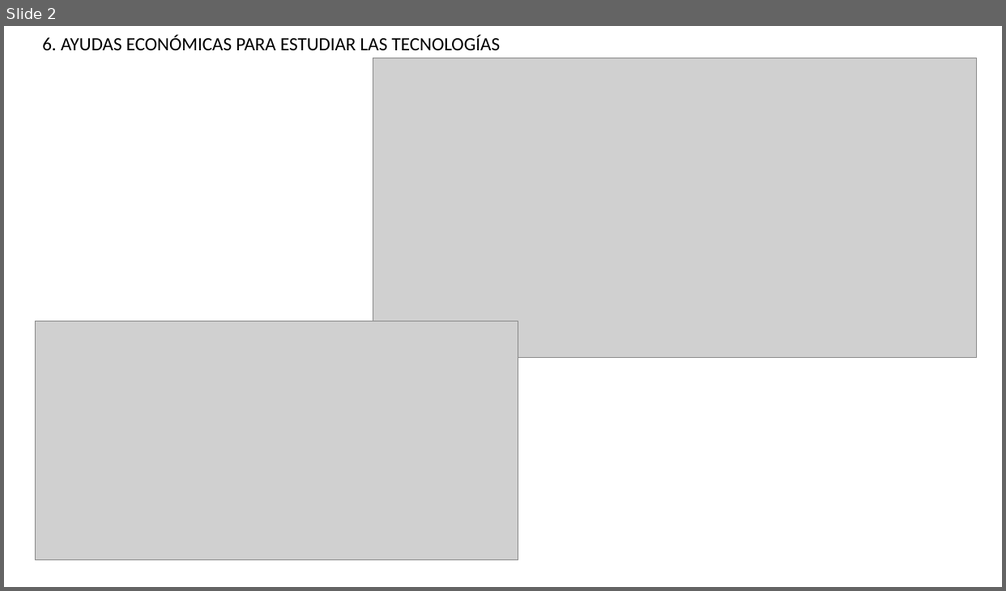
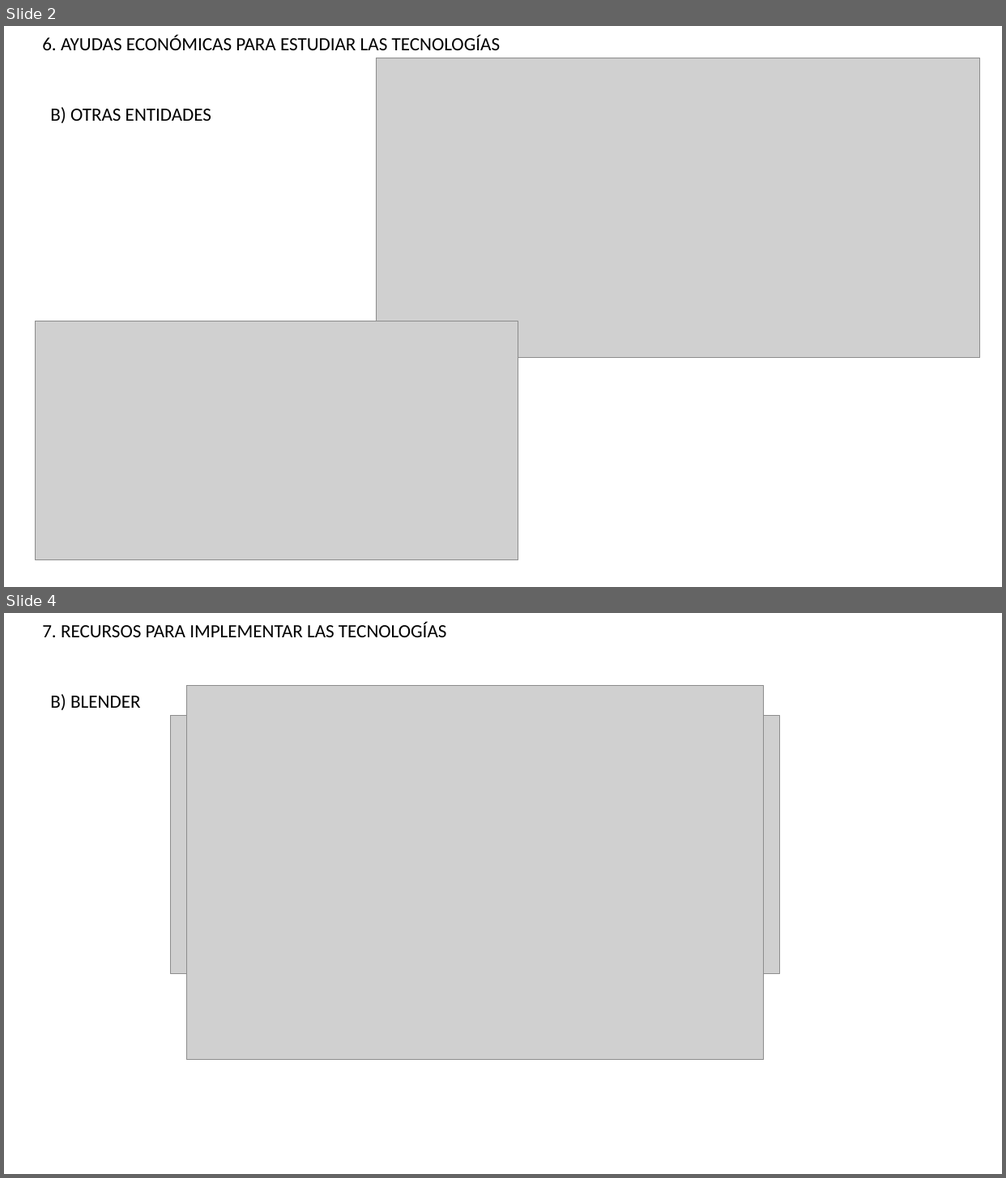
Before and after one commit to DarioCuevasLopez/TG1, a slide deck: TG1.Agustinrg.pptx. Shown one above the other, each under a label of ours: slide 2 before the commit, slides 2 and 4 after it; the slides between them are not shown. The pictures are 1006x591 and 1006x1178 pixels, drawn with LibreOffice and Linux fonts; fonts in the diff are those of the drawing; grey boxes stand for pictures. Boxes give left, top, right and bottom in pixels: in the first picture for what was removed or moved away, otherwise in the second. Text is boxed around its words. In the diff, an @@ line names an element or a change of style, - is before the commit and + after.

```diff
--- a/TG1.Agustinrg.pptx
+++ b/TG1.Agustinrg.pptx
@@ slide 4 added at (x1=4, y1=613, x2=1002, y2=1174), background #FFFFFF @@
@@ text added at (x1=42, y1=621, x2=447, y2=637), 18 pt, text #000000 @@
+7. RECURSOS PARA IMPLEMENTAR LAS TECNOLOGÍAS
@@ text added at (x1=50, y1=694, x2=140, y2=710), 18 pt, text #000000 @@
+B) BLENDER
@@ picture added at (x1=187, y1=686, x2=764, y2=1060) @@
@@ picture added at (x1=171, y1=716, x2=780, y2=973) @@
@@ slide 2 changed as well @@
@@ picture moved from (x1=373, y1=58, x2=977, y2=357) to (x1=376, y1=58, x2=980, y2=357) @@
@@ text added at (x1=50, y1=107, x2=211, y2=123), 18 pt, text #000000 @@
+B) OTRAS ENTIDADES
```
Also in this commit, not shown: 1 other slide changed, 1 other slide added.
